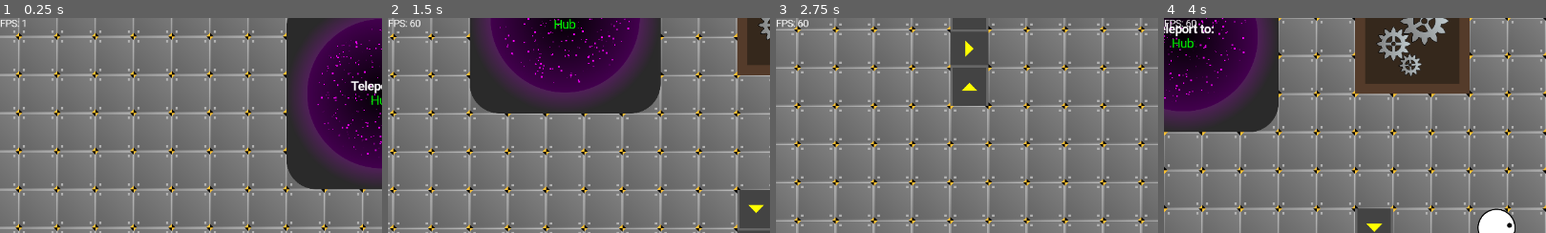
Above: before the commit, frames 1-4 (left to right).
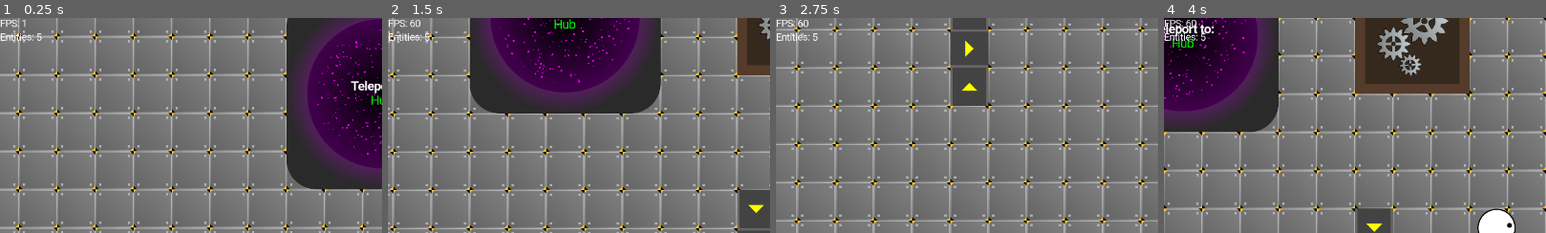
Above: after the commit, the same moments.

Repository: TrueSunGaming/industrial-revolution-2
Game: Godot game, scene res://scenes/main/main.tscn
Same seed, same stepped clock (60 frames per second), same inputs: the game is played once before the commit and once after it.
Inputs (mouse positions are % of the whole screen's width and height, from its top left):
- Up to frame 1 (0.25 s): no input
- Up to frame 2 (1.5 s): move the mouse to (72, 45) at 0.52 s; hold D (right) 0.53-1.28 s; hold Right mouse button (destroy) 0.53-1.28 s; click (72, 45) at 0.67 s; move the mouse to (30, 55) at 1.27 s; hold S (down) from 1.28 s (still down); click (30, 55) at 1.35 s
- Up to frame 3 (2.75 s): move the mouse to (60, 28) at 2.02 s; release S (down) at 2.03 s; hold D (right) from 2.03 s (still down); tap Q (pipette) at 2.1 s
- Up to frame 4 (4 s): move the mouse to (45, 70) at 2.77 s; release D (right) at 2.78 s; hold W (up) 2.78-3.53 s; tap Mouse wheel up (zoomin) at 2.85 s; click (45, 70) at 2.92 s; move the mouse to (80, 65) at 3.52 s; hold A (left) from 3.53 s (still down); hold Mouse wheel down (zoomout) from 3.53 s (still down)
The pictures show only the part of the screen within x 0-50%, y 0-50%; the shares and areas given below are measured in that part.

The runs differ from the first frame. In frame 1, 0.2% of the frame differs, in the area x 0-11%, y 7-11%; in frame 2, 0.2%; in frame 3, 0.2%; in frame 4, 0.2%.

Commit message:
feat: add entity count to HUD

Diff:
--- /dev/null
+++ b/scenes/ui/hud/Entities.gd
@@ -0,0 +1,4 @@
+extends Label
+
+func _process(_delta: float) -> void:
+	text = "Entities: " + str(refs.world_container.world.tiles.size()) if refs.world_container and refs.world_container.world else "No world"
--- a/scenes/ui/hud/HUD.tscn
+++ b/scenes/ui/hud/HUD.tscn
@@ -1,9 +1,10 @@
-[gd_scene load_steps=5 format=3 uid="uid://2cvxab220oy8"]
+[gd_scene load_steps=6 format=3 uid="uid://2cvxab220oy8"]
 
 [ext_resource type="Script" path="res://scenes/ui/hud/HUD.gd" id="1_0ppp0"]
 [ext_resource type="PackedScene" uid="uid://ds0pbn17gbev2" path="res://scenes/ui/hud/QuestHUD.tscn" id="2_wpqbp"]
 [ext_resource type="FontFile" uid="uid://dusslt718slnd" path="res://global/fonts/Roboto-Regular.ttf" id="3_0i2fq"]
 [ext_resource type="Script" path="res://scenes/ui/hud/FPS.gd" id="4_s5xof"]
+[ext_resource type="Script" path="res://scenes/ui/hud/Entities.gd" id="5_whpb0"]
 
 [node name="HUD" type="Control"]
 layout_mode = 3
@@ -32,3 +33,12 @@
 theme_override_fonts/font = ExtResource("3_0i2fq")
 text = "FPS: 69"
 script = ExtResource("4_s5xof")
+
+[node name="Label2" type="Label" parent="."]
+layout_mode = 0
+offset_top = 23.0
+offset_right = 55.0
+offset_bottom = 46.0
+theme_override_fonts/font = ExtResource("3_0i2fq")
+text = "Entities: 69"
+script = ExtResource("5_whpb0")
